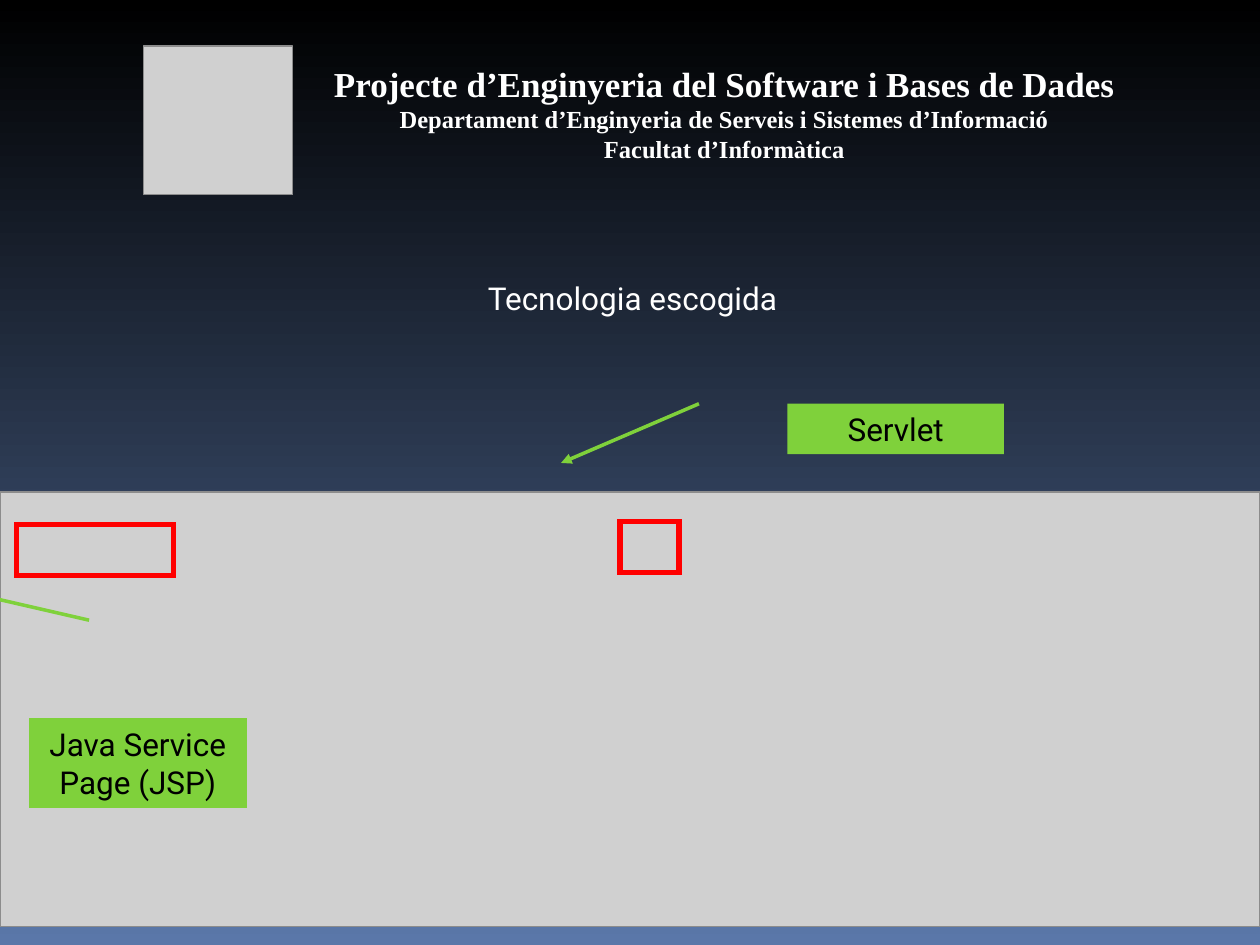
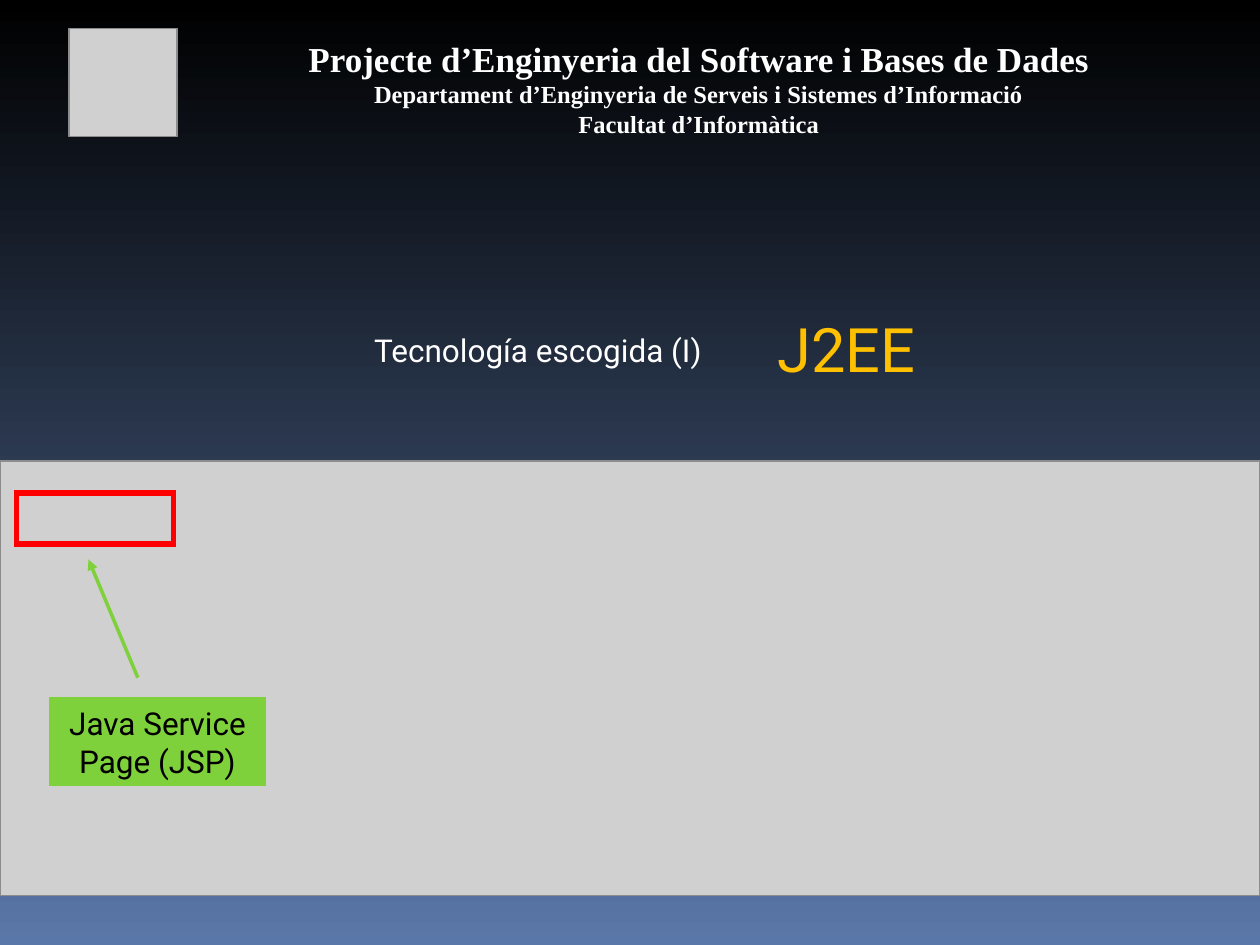
Before and after one commit to mvm9289/escfib, a slide deck: slide 14 of Docs/0910Q2-08-E-1.0-Presentacion.ppt. Drawn at 1260x945 pixels with LibreOffice and Linux fonts; fonts in the diff are those of the drawing; grey boxes stand for pictures. Boxes give left, top, right and bottom in pixels: in the first picture for what was removed or moved away, otherwise in the second. Text is boxed around its words. In the diff, an @@ line names an element or a change of style, - is before the commit and + after.

```diff
--- a/Docs/0910Q2-08-E-1.0-Presentacion.ppt
+++ b/Docs/0910Q2-08-E-1.0-Presentacion.ppt
@@ picture: place and size @@
-picture at box(144, 45, 292, 194)
+picture at box(69, 29, 178, 137)
@@ text "Projecte d’Enginyeria del Software i ...": place and size @@
-text "Projecte d’Enginyeria del Software i ..." at box(334, 72, 1113, 159)
+text "Projecte d’Enginyeria del Software i ..." at box(308, 47, 1088, 134)
@@ text added at box(778, 328, 916, 373), 35 pt, text #FFC000 @@
+J2EE
@@ text at box(374, 337, 701, 369): text changed @@
-Tecnologia escogida
+Tecnología escogida (I)
@@ arrow removed from (699, 403) to (561, 462) @@
@@ rectangle removed at box(788, 403, 1004, 454) @@
-Servlet
@@ picture: place and size @@
-picture at box(0, 493, 1260, 927)
+picture at box(0, 461, 1260, 896)
@@ rectangle: place and size @@
-rectangle at box(16, 524, 174, 575)
+rectangle at box(16, 493, 174, 543)
@@ rectangle removed at box(620, 522, 679, 572) @@
@@ arrow added from (137, 678) to (88, 559), #7FD13B 2.01 pt @@
@@ arrow removed from (89, 620) to (0, 591) @@
@@ rectangle "Java Service Page (JSP)": place and size @@
-rectangle "Java Service Page (JSP)" at box(29, 718, 246, 806)
+rectangle "Java Service Page (JSP)" at box(49, 697, 266, 785)
```
Also in this commit, not shown: 17 other slides changed, 1 slide added.
